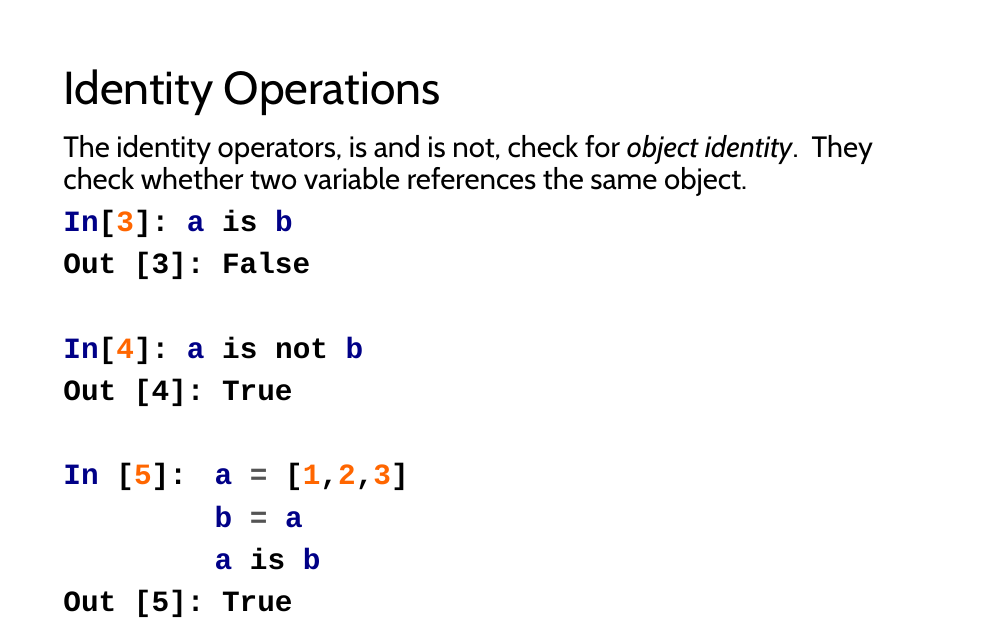
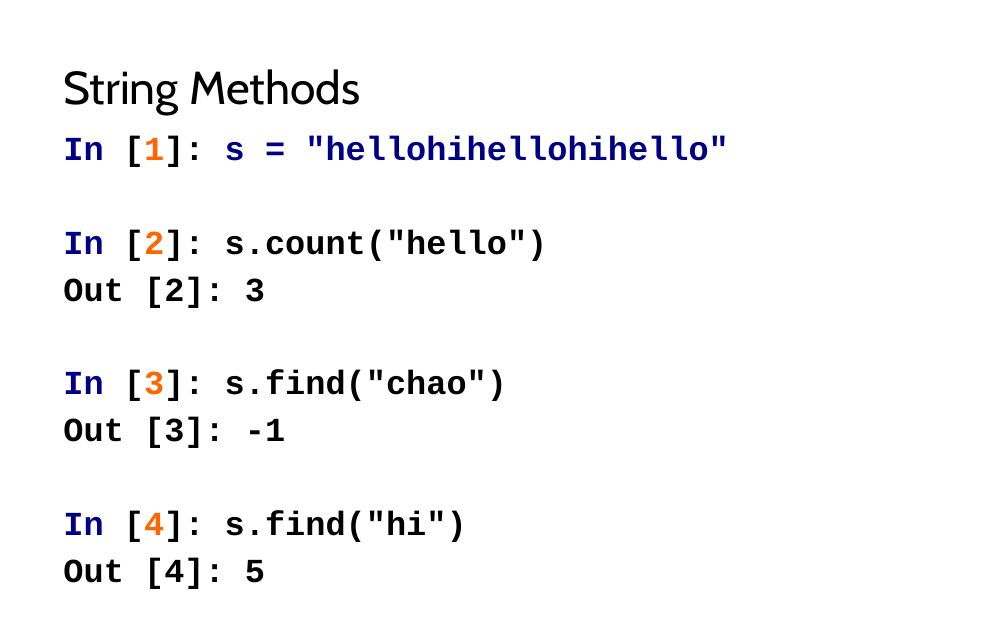
Before and after one commit to LongBaoNguyen/longbaonguyen.github.io, a slide deck: slide 21 of courses/apcsp/lect6.pptx (slide 29 before the commit). Drawn at 1008x630 pixels with LibreOffice and Linux fonts; fonts in the diff are those of the drawing. Boxes give left, top, right and bottom in pixels: in the first picture for what was removed or moved away, otherwise in the second. Text is boxed around its words. In the diff, an @@ line names an element or a change of style, - is before the commit and + after.

```diff
--- a/courses/apcsp/lect6.pptx
+++ b/courses/apcsp/lect6.pptx
@@ title at (63, 69, 360, 115): text changed @@
-Identity Operations
+String Methods
@@ text at (63, 136, 729, 589): text changed; size 21 to 24 pt; font Cabin to Courier New; bold on @@
-The identity operators, is and is not, check for object identity. They check whether two variable references the same object.
-In[3]: a is b
-Out [3]: False
-In[4]: a is not b
-Out [4]: True
-In [5]: a = [1,2,3]
-b = a
-a is b
-Out [5]: True
+In [1]: s = "hellohihellohihello"
+In [2]: s.count("hello")
+Out [2]: 3
+In [3]: s.find("chao")
+Out [3]: -1
+In [4]: s.find("hi")
+Out [4]: 5
```
Also in this commit, not shown: 10 other slides changed, 17 slides added, 25 slides removed, 14 other files.
